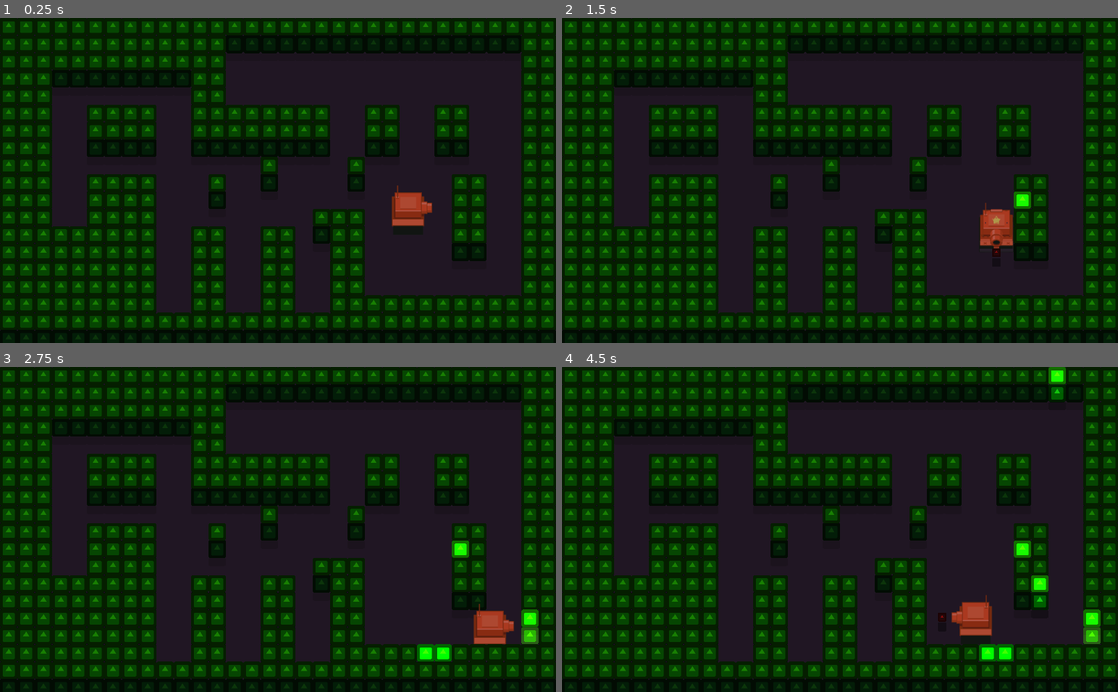
Above: before the commit, frames 1-4 (two rows, left to right).
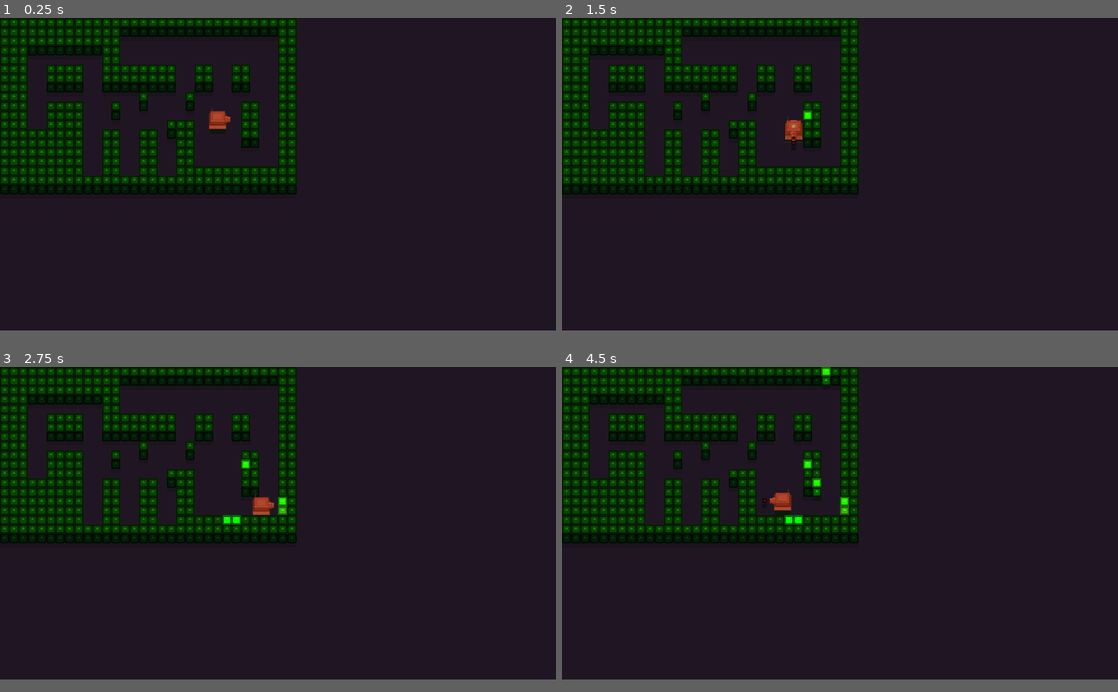
Above: after the commit, the same moments.

Repository: Godot-en-Espanol/Node-City
Game: Godot game, scene res://Prototipos/Scene/TestScene.tscn
Two runs of this game, one before a commit and one after it. Both use one fixed random seed, a clock stepped at 60 frames per second and the inputs below. The engine's default icon, where the game draws it, is replaced by a stand-in: a white triangle on a blue panel in a dark square.
Inputs:
- Up to frame 1 (0.25 s): no input
- Up to frame 2 (1.5 s): tap Enter at 0.5 s; hold Right (move_right) 0.53-1.28 s; hold Space (shoot) 0.53-1.28 s; hold Down (move_down) from 1.28 s (still down); tap Space (shoot) at 1.35 s
- Up to frame 3 (2.75 s): release Down (move_down) at 2.03 s; hold Right (move_right) from 2.03 s (still down); hold Space (shoot) from 2.03 s (still down)
- Up to frame 4 (4.5 s): release Right (move_right) at 2.78 s; release Space (shoot) at 2.78 s; hold Up (move_up) 2.78-3.53 s; tap Space (shoot) at 2.85, 4.35 s; tap Enter at 3.5 s; hold Space (shoot) 3.53-4.28 s; hold Left (move_left) from 3.53 s (still down)
In our replay, the window is 800x468 before the commit and 800x450 after it. These sizes can differ from the game's own. Grey fills any space a smaller window leaves; there, only what the larger window draws over its background counts as a difference.

The runs differ from the first frame. In frame 1, 56% of the frame differs, in the area x 0-100%, y 0-97%; in frame 2, 56%; in frame 3, 56%; in frame 4, 56%.

Commit message:
Resolución pantalla

Diff:
--- a/Proyecto/Prototipos/Scene/TestGabo.tscn
+++ b/Proyecto/Prototipos/Scene/TestGabo.tscn
@@ -1,24 +1,14 @@
 [gd_scene load_steps=3 format=2]
 
 [ext_resource path="res://Prototipos/Assets/Escene/Top_escene.png" type="Texture" id=1]
-[ext_resource path="res://Prototipos/Scene/Tank/Tank.tscn" type="PackedScene" id=2]
+[ext_resource path="res://Prototipos/Scene/Tank/PlayerTank.tscn" type="PackedScene" id=2]
 
 [node name="Node2D" type="Node2D"]
-
-[node name="ColorRect" type="ColorRect" parent="."]
-margin_left = 1.89209
-margin_top = -2.34854
-margin_right = 1931.89
-margin_bottom = 1272.65
-color = Color( 0.129412, 0.0901961, 0.141176, 1 )
-__meta__ = {
-"_edit_use_anchors_": false
-}
 
 [node name="Top_escene" type="Sprite" parent="."]
 position = Vector2( 961.052, 214.753 )
 scale = Vector2( 0.799542, 0.799542 )
 texture = ExtResource( 1 )
 
-[node name="Tank" parent="." instance=ExtResource( 2 )]
-position = Vector2( 873.526, 429.879 )
+[node name="PlayerTank" parent="." instance=ExtResource( 2 )]
+position = Vector2( 382.818, 433.862 )
--- a/Proyecto/project.godot
+++ b/Proyecto/project.godot
@@ -32,6 +32,8 @@
 
 [display]
 
+window/size/width=1920
+window/size/height=1080
 window/stretch/mode="2d"
 window/stretch/aspect="keep"
 
